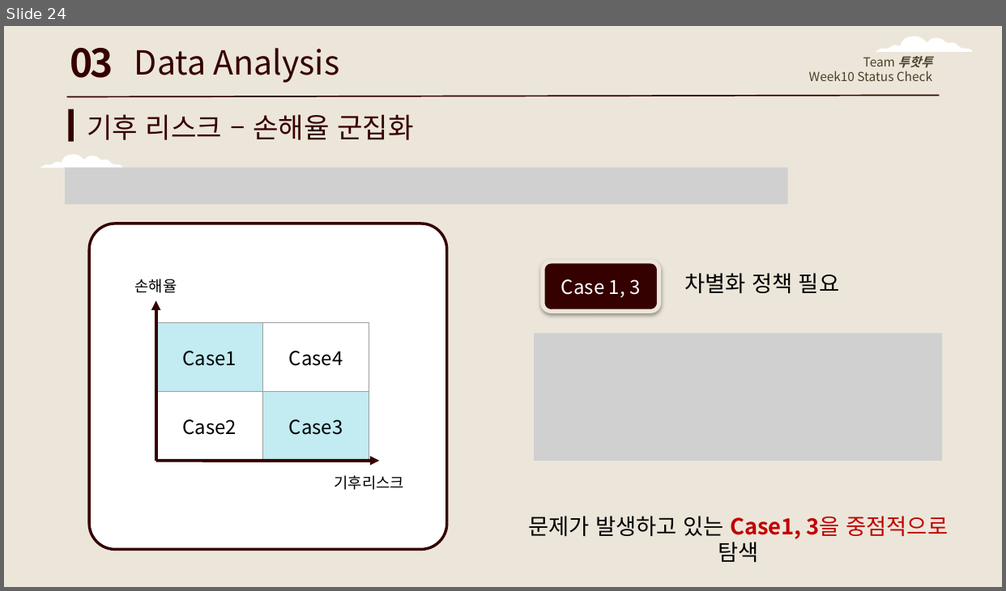
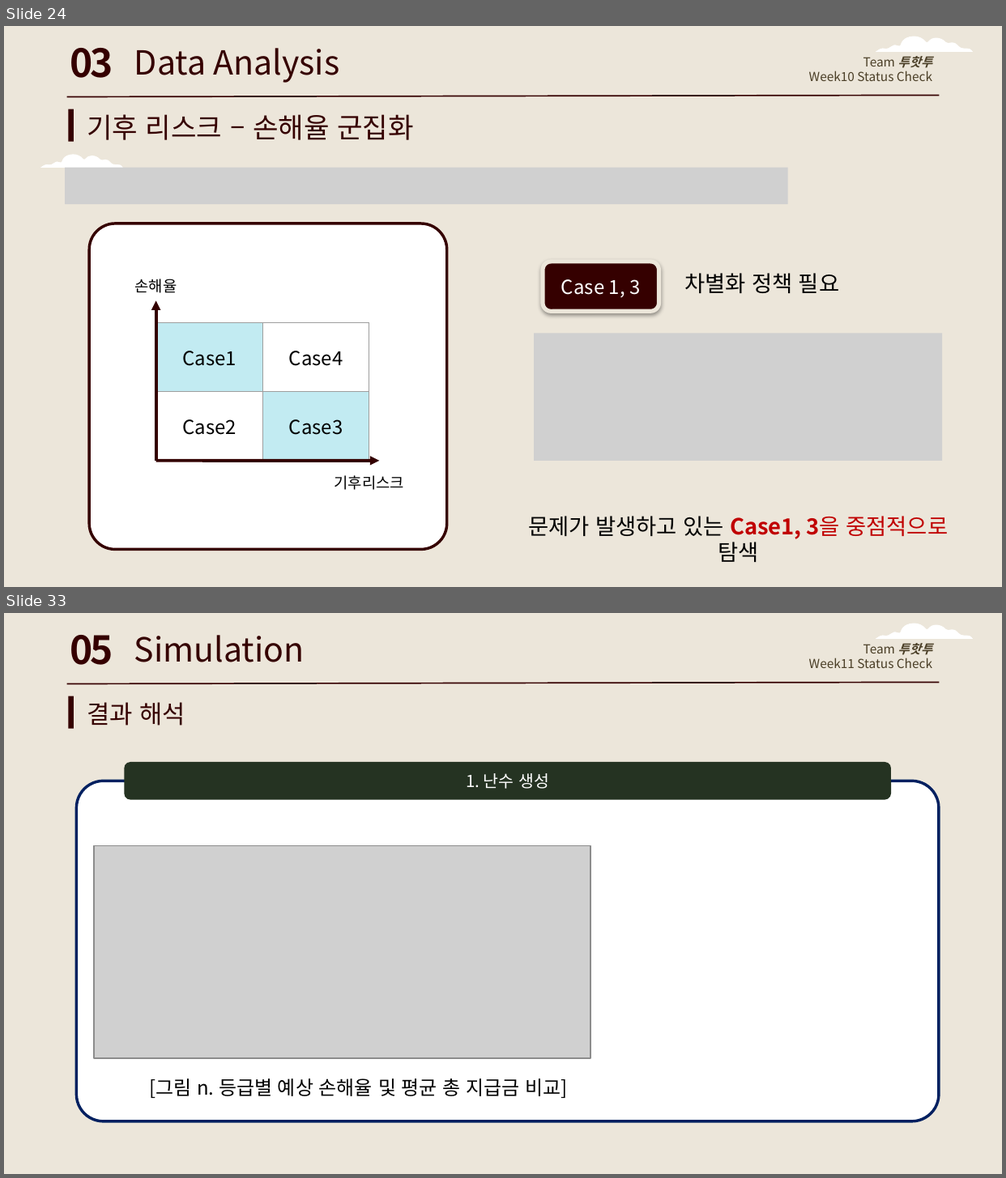
Before and after one commit to NamYoonJi/capstone-project-slides, a slide deck: week 12 mid progress report.pptx. Shown one above the other, each under a label of ours: slide 24 before the commit, slides 24 and 33 after it; the slides between them are not shown. The pictures are 1006x591 and 1006x1178 pixels, drawn with LibreOffice and Linux fonts; fonts in the diff are those of the drawing; grey boxes stand for pictures. Boxes give left, top, right and bottom in pixels: in the first picture for what was removed or moved away, otherwise in the second. Text is boxed around its words. In the diff, an @@ line names an element or a change of style, - is before the commit and + after.

```diff
--- a/week 12 mid progress report.pptx
+++ b/week 12 mid progress report.pptx
@@ slide 33 added at (x1=4, y1=613, x2=1002, y2=1174), background #ECE6DA @@
@@ text added at (x1=70, y1=635, x2=113, y2=665), 28 pt, text #350000, bold @@
+05
@@ text added at (x1=134, y1=635, x2=305, y2=662), 24 pt, text #350000 @@
+Simulation
@@ freeform shape added at (x1=876, y1=623, x2=972, y2=639), fill #FFFFFF @@
@@ freeform shape added at (x1=876, y1=624, x2=972, y2=639), fill #FFFFFF @@
@@ subtitle added at (x1=809, y1=643, x2=932, y2=668), 9 pt, text #4A3E26 @@
+Team 투핫투
+Week11 Status Check
@@ line added from (67, 683) to (939, 682), #350000 1 pt @@
@@ rectangle added at (x1=68, y1=696, x2=73, y2=729), fill #350000 @@
@@ text added at (x1=87, y1=702, x2=185, y2=726), 18 pt, text #350000 @@
+결과 해석
@@ rounded rectangle added at (x1=77, y1=781, x2=939, y2=1121), fill #FFFFFF, outline #002060 2 pt @@
@@ rounded rectangle added at (x1=124, y1=762, x2=890, y2=799), fill #263322, 12 pt, text #FFFFFF @@
+1. 난수 생성
@@ picture added at (x1=94, y1=845, x2=590, y2=1058) @@
@@ text added at (x1=149, y1=1079, x2=567, y2=1098), 14 pt, text #000000 @@
+[그림 n. 등급별 예상 손해율 및 평균 총 지급금 비교]
```
Also in this commit, not shown: 10 slides changed, 1 other slide added, 1 slide removed.
